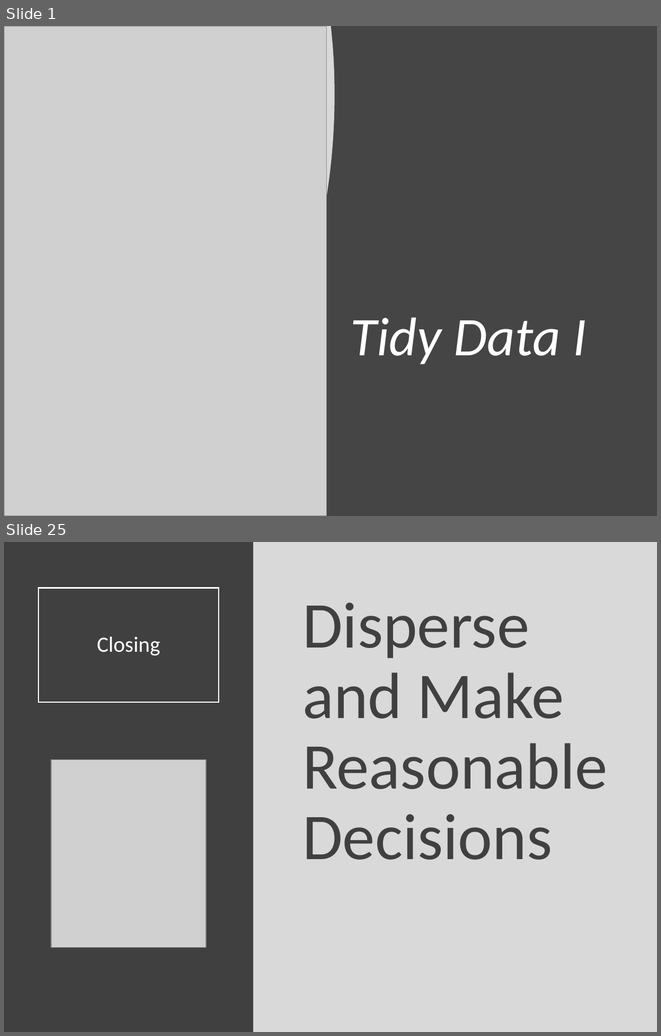
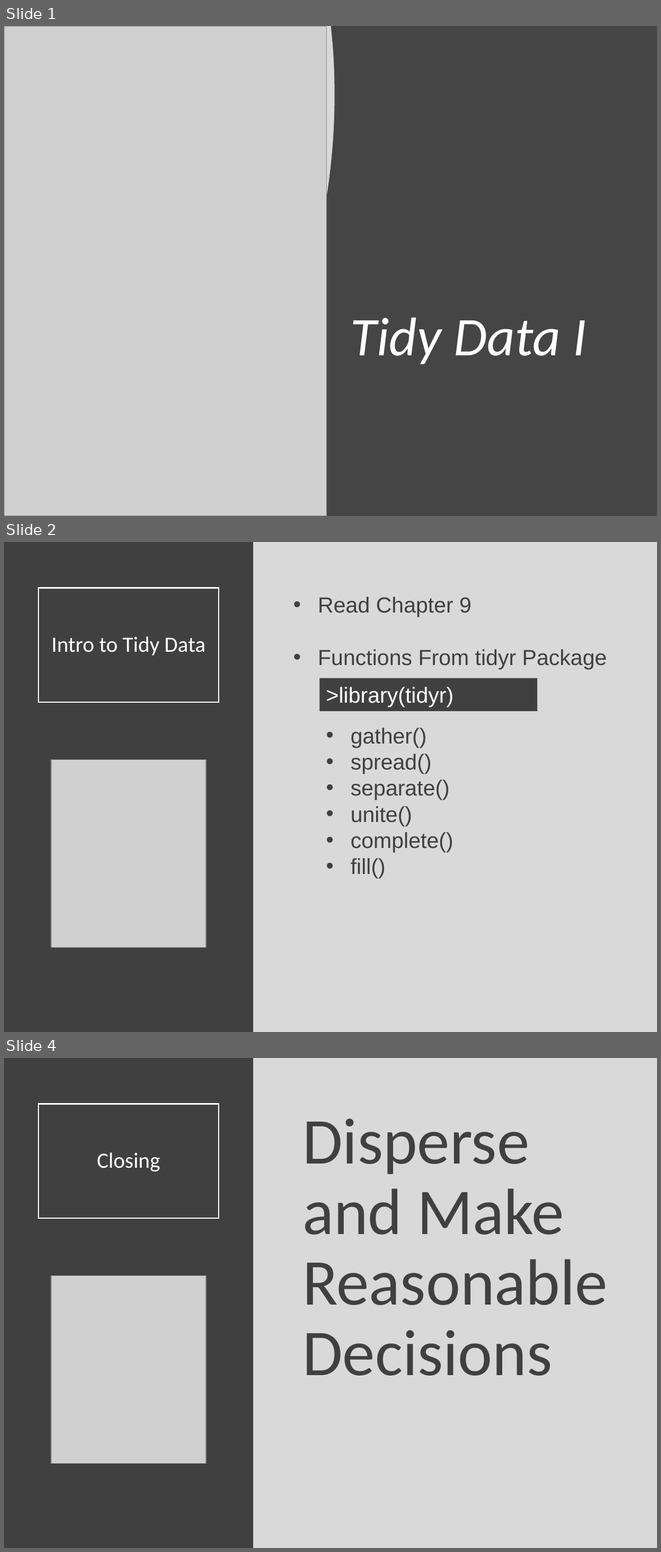
Before and after one commit to Yixf-Self/STOR320_WEBSITE, a slide deck: Lecture/Lecture 12/Lecture 12.pptx. Shown one above the other, each under a label of ours: slides 1 and 25 before the commit, slides 1, 2 and 4 after it; the slides between them are not shown. The pictures are 661x1036 and 661x1552 pixels, drawn with LibreOffice and Linux fonts; fonts in the diff are those of the drawing; grey boxes stand for pictures. Boxes give left, top, right and bottom in pixels: in the first picture for what was removed or moved away, otherwise in the second. Text is boxed around its words. In the diff, an @@ line names an element or a change of style, - is before the commit and + after.

Commit message:
Lecture 12 Commit

```diff
--- a/Lecture/Lecture 12/Lecture 12.pptx
+++ b/Lecture/Lecture 12/Lecture 12.pptx
@@ slide 2 added at (4, 542, 657, 1032), background #D9D9D9 @@
@@ rectangle added at (4, 542, 254, 1032), fill #404040 @@
@@ title added at (38, 588, 219, 702), outline #FFFFFF 1.5 pt, 24 pt, text #FFFFFF @@
+Intro to Tidy Data
@@ text added at (318, 597, 607, 878), 24 pt, text #404040 @@
+• Read Chapter 9
+• Functions From tidyr Package
+  • gather()
+  • spread()
+  • separate()
+  • unite()
+  • complete()
+  • fill()
@@ rectangle added at (319, 678, 537, 711), fill #404040, 24 pt, text #FFFFFF @@
+>library(tidyr)
@@ picture added at (51, 759, 206, 947) @@
@@ what was slide 25 is now slide 4 @@
```
Also in this commit, not shown: 1 other slide added, 23 slides removed.
